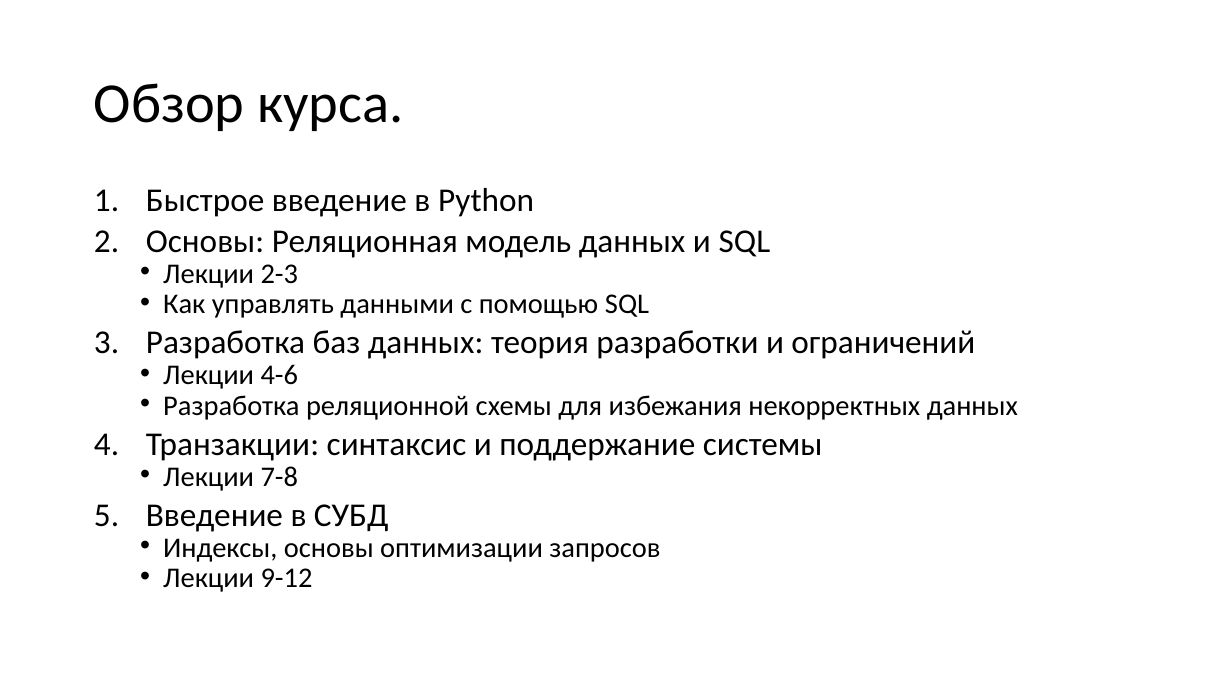
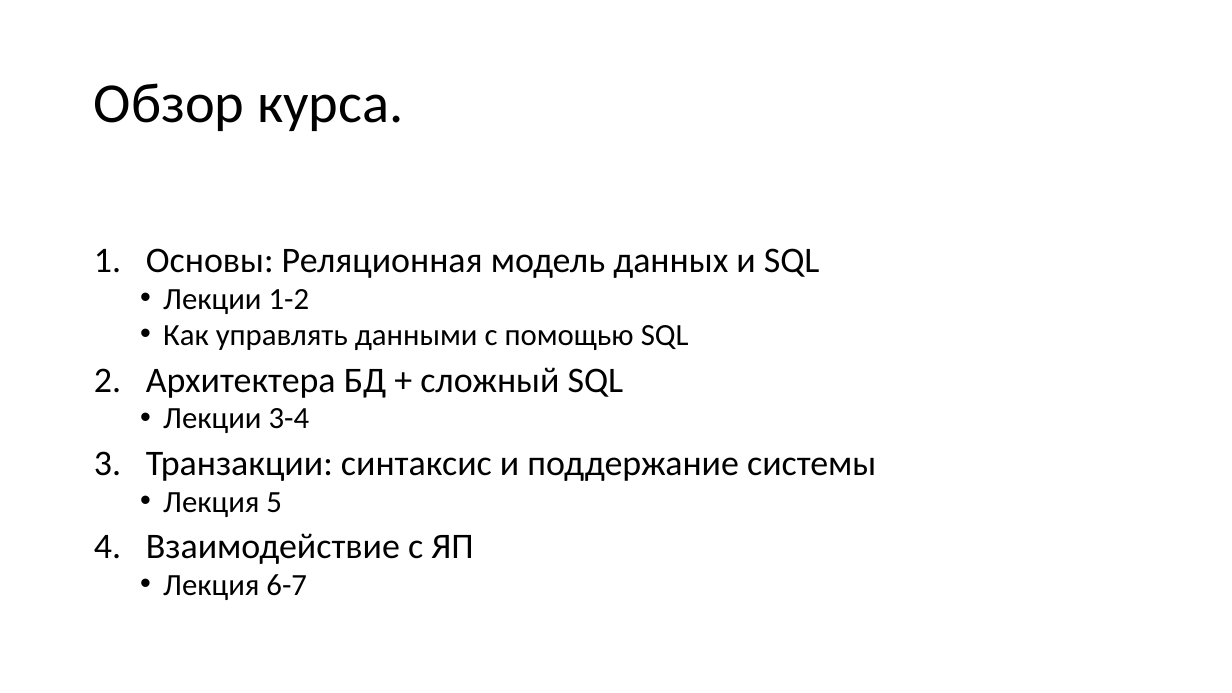
Before and after one commit to bakanchevn/DataBases_MIREA_2018-2019, a slide deck: slide 17 of Week1/Lec1.pptx (slide 18 before the commit). Drawn at 1232x693 pixels with LibreOffice and Linux fonts; fonts in the diff are those of the drawing. Boxes give left, top, right and bottom in pixels: in the first picture for what was removed or moved away, otherwise in the second. Text is boxed around its words. In the diff, an @@ line names an element or a change of style, - is before the commit and + after.

```diff
--- a/Week1/Lec1.pptx
+++ b/Week1/Lec1.pptx
@@ text at (146, 188, 534, 217): paragraph removed @@
-1. Быстрое введение в Python
@@ text at (146, 248, 876, 481): size 25.9 to 28 pt in "Основы: Реляционная модель данных и SQL", "Транзакции: синтаксис и поддержание системы"; size 22.2 to 24 pt in "Как управлять данными с помощью SQL"; line spacing 0.7 to 0.8 @@
@@ text at (163, 289, 310, 314): text changed; size 22.2 to 24 pt @@
-  • Лекции 2-3
+  • Лекции 1-2
@@ text at (146, 367, 624, 433): text changed; size 22.2 to 28 pt @@
-3. Разработка баз данных: теория разработки и ограничений
-  • Лекции 4-6
-  • Разработка реляционной схемы для избежания некорректных данных
+2. Архитектера БД + сложный SQL
+  • Лекции 3-4
@@ text at (146, 492, 473, 600): text changed; size 22.2 to 28 pt @@
-  • Лекции 7-8
-5. Введение в СУБД
-  • Индексы, основы оптимизации запросов
-  • Лекции 9-12
+  • Лекция 5
+4. Взаимодействие с ЯП
+  • Лекция 6-7
```
Also in this commit, not shown: 3 other slides changed, 1 slide removed, 1 other file.
